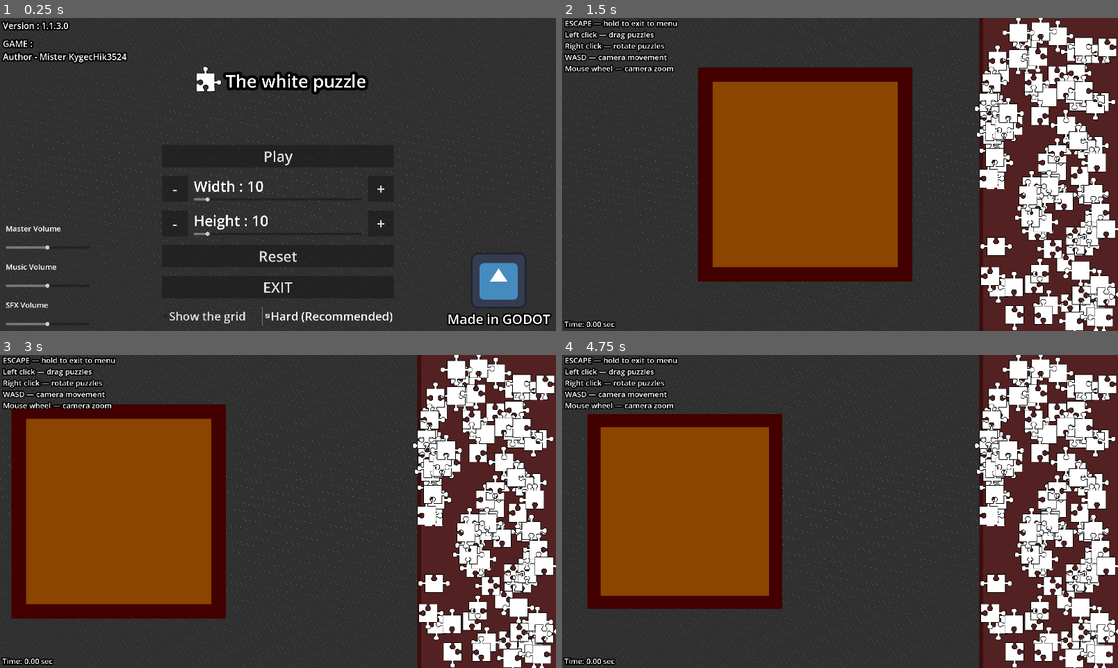
Above: before the commit, frames 1-4 (two rows, left to right).
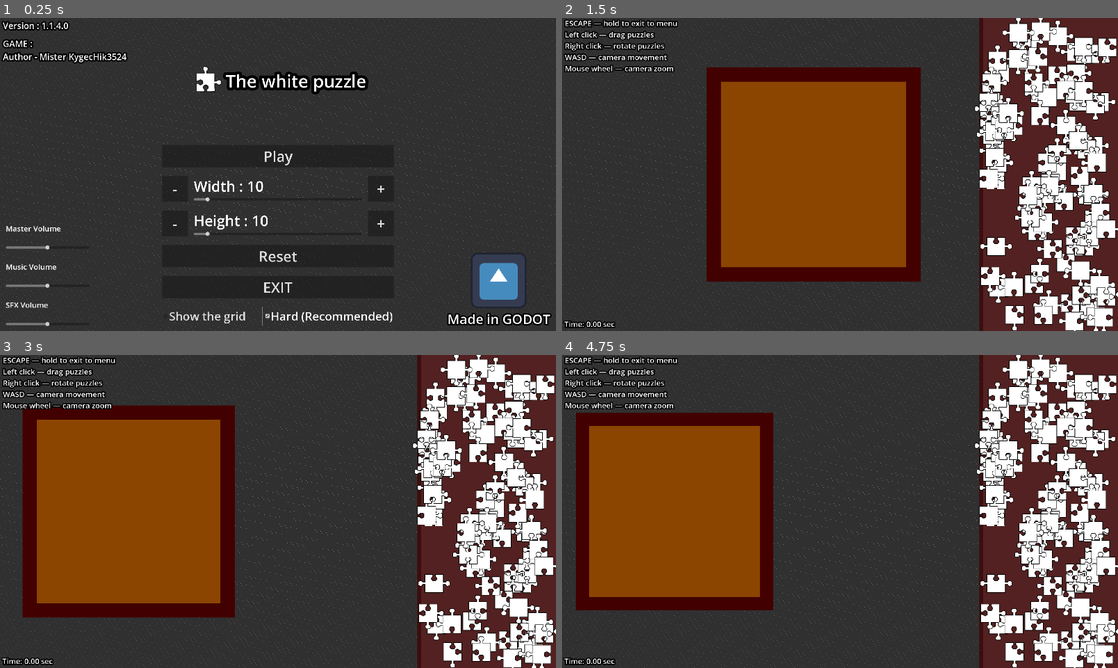
Above: after the commit, the same moments.

Repository: Mister-Ky/The-white-puzzle
Game: Godot game, scene res://scenes/Menu.tscn
Same seed, same stepped clock (60 frames per second), same inputs: the game is played once before the commit and once after it. The engine's default icon, where the game draws it, is replaced by a stand-in: a white triangle on a blue panel in a dark square.
Inputs (mouse positions are in pixels of both pictures, inside the frame that each line leads up to):
- Up to frame 1 (0.25 s): no input
- Up to frame 2 (1.5 s): click "Play" at 0.5 s; move the mouse to (962, 158) at 1.27 s; press the mouse at (962, 158) at 1.28 s; hold D (ui_right) from 1.28 s (still down)
- Up to frame 3 (3 s): tap Mouse wheel down (middle_down) at 1.55 s; release D (ui_right) at 2 s; release the mouse at (400, 495) at 2 s; drag from (166, 527) to (250, 574) at 2.02 s; move the mouse to (333, 442) at 2.77 s; hold D (ui_right) from 2.78 s (still down); hold Mouse wheel up (middle_up) from 2.78 s (still down); click (333, 442) at 2.92 s
- Up to frame 4 (4.75 s): right-click (895, 442) at 3.05 s; release D (ui_right) at 3.5 s; release Mouse wheel up (middle_up) at 3.5 s; drag from (812, 574) to (673, 464) at 3.52 s; move the mouse to (1006, 558) at 4.27 s; press the mouse at (1006, 558) at 4.28 s; hold A (ui_left) from 4.28 s (still down); tap Mouse wheel down (middle_down) at 4.55 s

The runs differ from the first frame. In frame 1, less than 0.1% of the frame differs, in the area x 9-11%, y 1-4%; in frame 2, 3.8%; in frame 3, 5.0%, in the area x 2-43%, y 15-85%; in frame 4, 4.9%.

Commit message:
update 1.1.4.0
fix _physics_process to _process.
add lerp in camera.gd.
delete 2 unused scripts.
optimize.

Diff:
--- a/project.godot
+++ b/project.godot
@@ -8,14 +8,10 @@
 
 config_version=5
 
-[animation]
-
-compatibility/default_parent_skeleton_in_mesh_instance_3d=true
-
 [application]
 
 config/name="The white puzzle"
-config/version="1.1.3.0"
+config/version="1.1.4.0"
 run/main_scene="res://scenes/Menu.tscn"
 config/features=PackedStringArray("4.6", "Forward Plus")
 boot_splash/bg_color=Color(0, 0, 0, 1)
--- a/scripts/Camera.gd
+++ b/scripts/Camera.gd
@@ -1,8 +1,13 @@
 class_name Camera
 extends Camera2D
 
+@onready var target_zoom : Vector2 = zoom
 @export var zoom_factor := 1.1
-@export var speed := 10.0
+@export var zoom_speed := 10.0
+@export var speed := 600.0
+@export var acceleration := 15.0
+
+var current_velocity := Vector2.ZERO
 
 func _ready() -> void:
 	if Main.is_android():
@@ -10,17 +15,23 @@
 
 func _input(event : InputEvent) -> void:
 	if event.is_action_pressed("middle_up"):
-		zoom *= zoom_factor
+		target_zoom *= zoom_factor
 	elif event.is_action_pressed("middle_down"):
-		zoom /= zoom_factor
-	zoom = clamp(zoom, Vector2.ONE * 0.05, Vector2.ONE * 3)
+		target_zoom /= zoom_factor
+	target_zoom = clamp(target_zoom, Vector2.ONE * 0.05, Vector2.ONE * 3)
 
-func _physics_process(_delta : float) -> void:
+func _process(delta : float) -> void:
+	zoom = zoom.lerp(target_zoom, zoom_speed * delta)
+
+	var direction := Input.get_vector("ui_left", "ui_right", "ui_up", "ui_down").normalized()
 	var extra_speed := 1.0
 	if Input.is_action_pressed("shift"):
 		extra_speed = 2.5
-	global_position += Vector2(Input.get_axis("ui_left", "ui_right"), Input.get_axis("ui_up", "ui_down")) * speed * extra_speed
+
+	var target_velocity := direction * speed * extra_speed
+	current_velocity = current_velocity.lerp(target_velocity, acceleration * delta)
+	global_position += current_velocity * delta
 
 # android
 func _on_zoom_value_changed(value : float) -> void:
-	zoom = Vector2.ONE * value
+	target_zoom = Vector2.ONE * value
--- a/scripts/GAME.gd
+++ b/scripts/GAME.gd
@@ -67,7 +67,6 @@
 func _ready() -> void:
 	if Main.is_android():
 		android_right_update()
-		set_process(false)
 		info.hide()
 		info.queue_free()
 		move = load("res://addons/virtual_joystick/virtual_joystick_scene.tscn").instantiate()
@@ -141,7 +140,9 @@
 		puzzle.set_z(-1)
 		z_puzzles.sort_custom(sort_puzzles)
 
-func _physics_process(_delta : float) -> void:
+func _process(delta : float) -> void:
+	if not Main.is_android():
+		_windows_process(delta)
 	var left_click_pressed := Input.is_action_just_pressed("left_click")
 	var left_click_released := Input.is_action_just_released("left_click")
 	var right_click_pressed := Input.is_action_just_pressed("right_click")
@@ -183,7 +184,7 @@
 			elif blocked == num_puzzles:
 				z_puzzles.sort_custom(sort_puzzles)
 		elif right_click_pressed:
-			set_physics_process(false)
+			set_process(false)
 			rotation.play()
 			var tween := create_tween().set_trans(Tween.TransitionType.TRANS_SINE).set_ease(Tween.EaseType.EASE_IN)
 			tween.tween_property(currently_dragged_puzzle, "rotation_degrees", currently_dragged_puzzle.rotation_degrees + 90, 0.2)
@@ -211,7 +212,7 @@
 	if check():
 		win()
 	else:
-		set_physics_process(true)
+		set_process(true)
 
 func check() -> bool:
 	if blocked == num_puzzles:
@@ -237,7 +238,7 @@
 	return false
 
 func win() -> void:
-	set_physics_process(false)
+	set_process(false)
 	timer.stop()
 	var tween := create_tween().set_trans(Tween.TransitionType.TRANS_SINE).set_ease(Tween.EaseType.EASE_IN)
 	tween.tween_property(%storage, "global_position:x", get_viewport().size.x + %storage.size.x, 1.0)
@@ -267,7 +268,8 @@
 var hold_time := 1.5
 var time_held := 0.0
 var is_key_held := false
-func _process(delta : float) -> void:
+var last_dots_count := -1
+func _windows_process(delta : float) -> void:
 	if Input.is_action_pressed("ui_cancel"):
 		if is_key_held:
 			time_held += delta
@@ -276,10 +278,14 @@
 			is_key_held = true
 		if time_held >= hold_time:
 			get_tree().change_scene_to_file("res://scenes/Menu.tscn")
-		info.text = "EXIT" + ".".repeat(int(time_held / 0.5) + 1)
+		var current_dots := int(time_held / 0.5) + 1
+		if not current_dots == last_dots_count:
+			info.text = "EXIT" + ".".repeat(current_dots)
+			last_dots_count = current_dots
 	elif Input.is_action_just_released("ui_cancel"):
 		time_held = 0.0
 		is_key_held = false
+		last_dots_count = -1
 		info.text = first_text_info
 
 # android
--- a/scripts/TimeLabel.gd
+++ b/scripts/TimeLabel.gd
@@ -6,22 +6,22 @@
 
 func _ready() -> void:
 	_set_time_text(elapsed_time)
-	set_physics_process(is_running)
+	set_process(is_running)
 
 func _set_time_text(time : float) -> void:
 	text = "Time: " + String("%0.2f" % time) + " sec"
 
 func start() -> void:
 	is_running = true
-	set_physics_process(is_running)
+	set_process(is_running)
 
 func stop() -> void:
 	is_running = false
-	set_physics_process(is_running)
+	set_process(is_running)
 
 func reset() -> void:
 	elapsed_time = 0.0
 
-func _physics_process(delta : float) -> void:
+func _process(delta : float) -> void:
 	elapsed_time += delta
 	_set_time_text(elapsed_time)
Not shown, changed: addons/virtual_joystick/plugin.cfg
Not shown, removed: addons/virtual_joystick/virtual_joystick_instantiator.gd
Not shown, removed: addons/virtual_joystick/virtual_joystick_instantiator.gd.uid
Not shown, removed: addons/virtual_joystick/virtual_joystick_plugin.gd
Not shown, removed: addons/virtual_joystick/virtual_joystick_plugin.gd.uid
